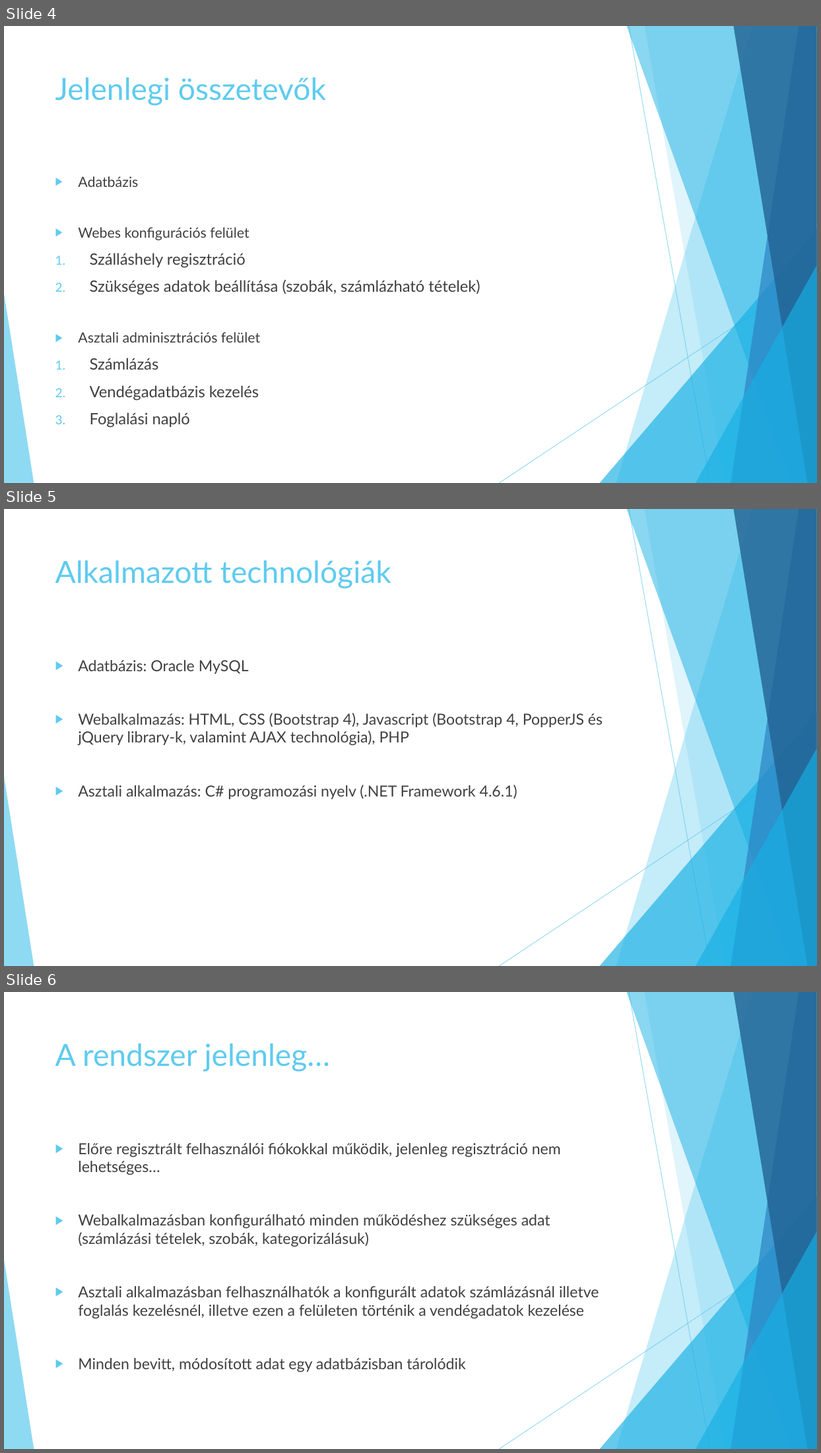
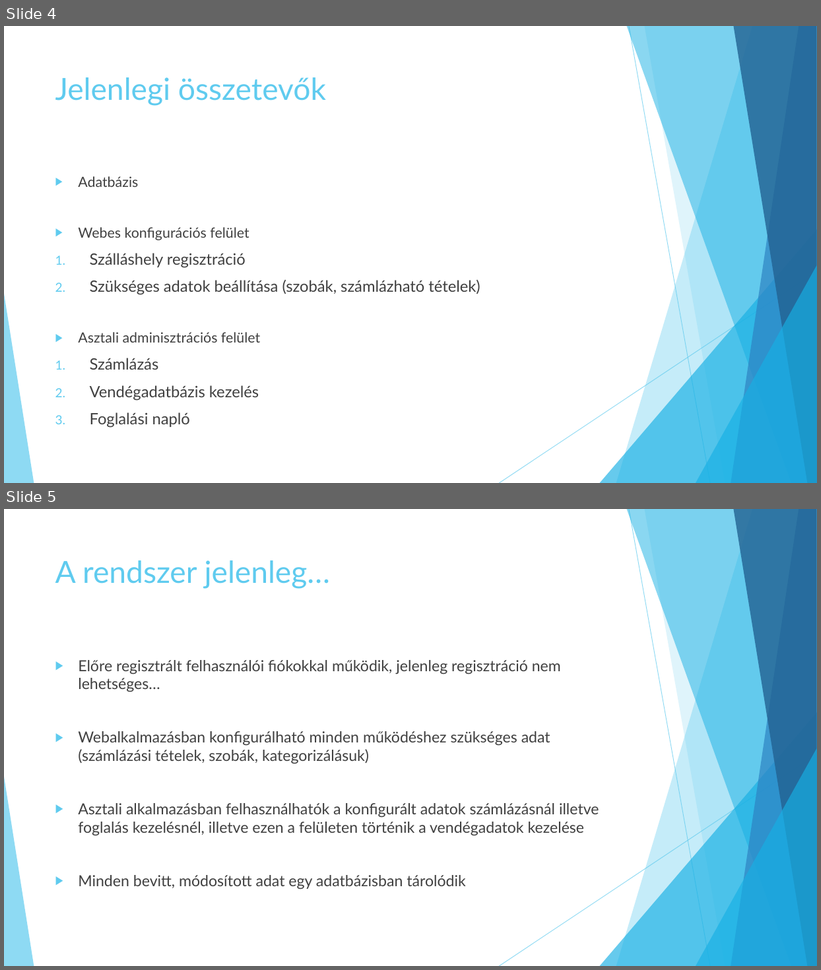
Before and after one commit to jbence1994/Virtual-Receptionist-projection, a slide deck: documentation/VR.pptx. Shown one above the other, each under a label of ours: slides 4, 5 and 6 before the commit, slides 4 and 5 after it. The pictures are 821x1453 and 821x970 pixels, drawn with LibreOffice and Linux fonts; fonts in the diff are those of the drawing. Boxes give left, top, right and bottom in pixels: in the first picture for what was removed or moved away, otherwise in the second. Text is boxed around its words. In the diff, an @@ line names an element or a change of style, - is before the commit and + after.

```diff
--- a/documentation/VR.pptx
+++ b/documentation/VR.pptx
@@ slide 5 removed at (4, 509, 817, 966), background #FFFFFF; not listed: 10 template elements that a slide beside it also shows @@
@@ title removed at (55, 560, 391, 589) @@
-Alkalmazott technológiák
@@ text removed at (78, 660, 603, 799) @@
-▶ Adatbázis: Oracle MySQL
-▶ Webalkalmazás: HTML, CSS (Bootstrap 4), Javascript (Bootstrap 4, PopperJS és jQuery library-k, valamint AJAX technológia), PHP
-▶ Asztali alkalmazás: C# programozási nyelv (.NET Framework 4.6.1)
@@ what was slide 6 is now slide 5 @@
```
Also in this commit, not shown: 1 slide changed, 1 other slide removed.
